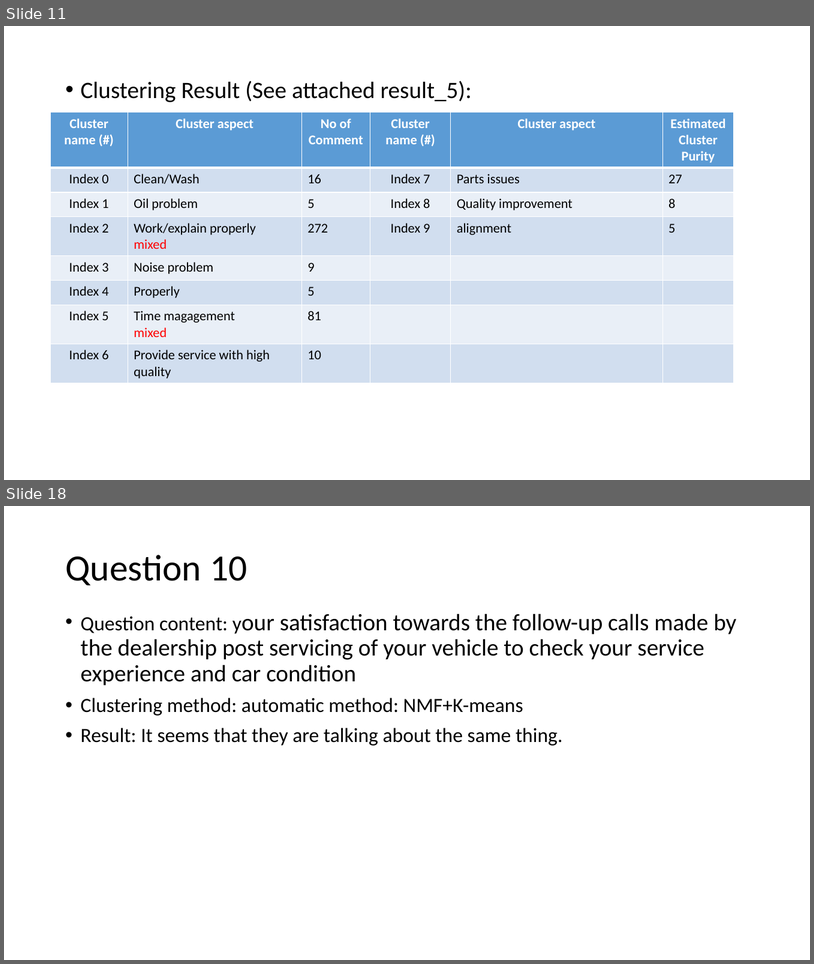
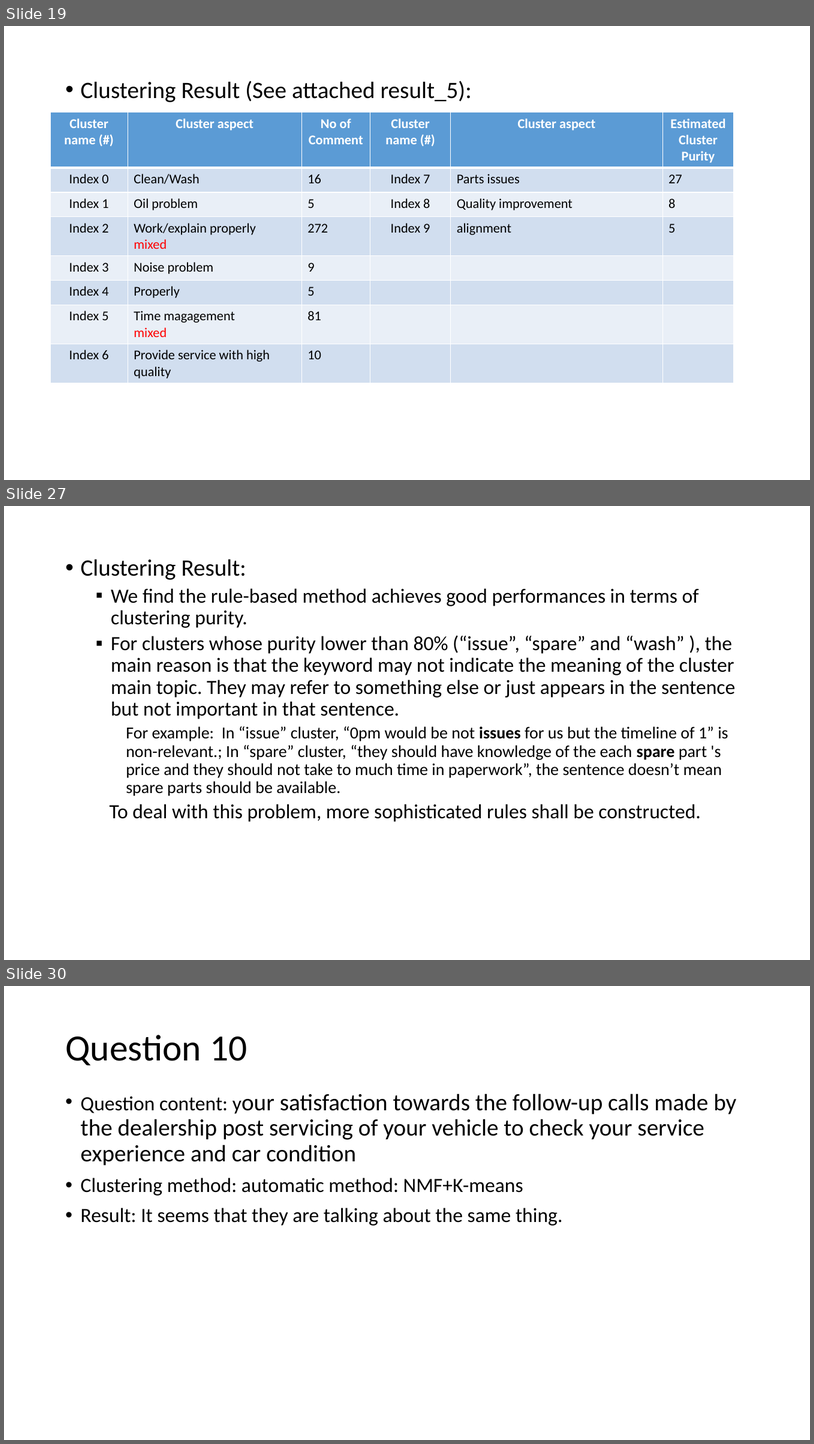
Before and after one commit to Li-Pengfei/review_clustering_Deloitte, a slide deck: Clustering_results_for_Deloitte_v1.pptx. Shown one above the other, each under a label of ours: slides 11 and 18 before the commit, slides 19, 27 and 30 after it; the slides between them are not shown. The pictures are 814x964 and 814x1444 pixels, drawn with LibreOffice and Linux fonts; fonts in the diff are those of the drawing. Boxes give left, top, right and bottom in pixels: in the first picture for what was removed or moved away, otherwise in the second. Text is boxed around its words. In the diff, an @@ line names an element or a change of style, - is before the commit and + after.

```diff
--- a/Clustering_results_for_Deloitte_v1.pptx
+++ b/Clustering_results_for_Deloitte_v1.pptx
@@ slide 27 added at [4,506,810,960], background #FFFFFF @@
@@ text added at [81,559,735,822], 24 pt, text #000000 @@
+• Clustering Result:
+  ▪ We find the rule-based method achieves good performances in terms of clustering purity.
+  ▪ For clusters whose purity lower than 80% (“issue”, “spare” and “wash” ), the main reason is that the keyword may not indicate the meaning of the cluster main topic. They may refer to something else or just appears in the sentence but not important in that sentence.
+    For example: In “issue” cluster, “0pm would be not issues for us but the timeline of 1” is non-relevant.; In “spare” cluster, “they should have knowledge of the each spare part 's price and they should not take to much time in paperwork”, the sentence doesn’t mean spare parts should be available.
+  To deal with this problem, more sophisticated rules shall be constructed.
@@ what was slide 11 is now slide 19 @@
@@ what was slide 18 is now slide 30 @@
```
Also in this commit, not shown: 13 slides changed, 12 other slides added, 15 other files.
